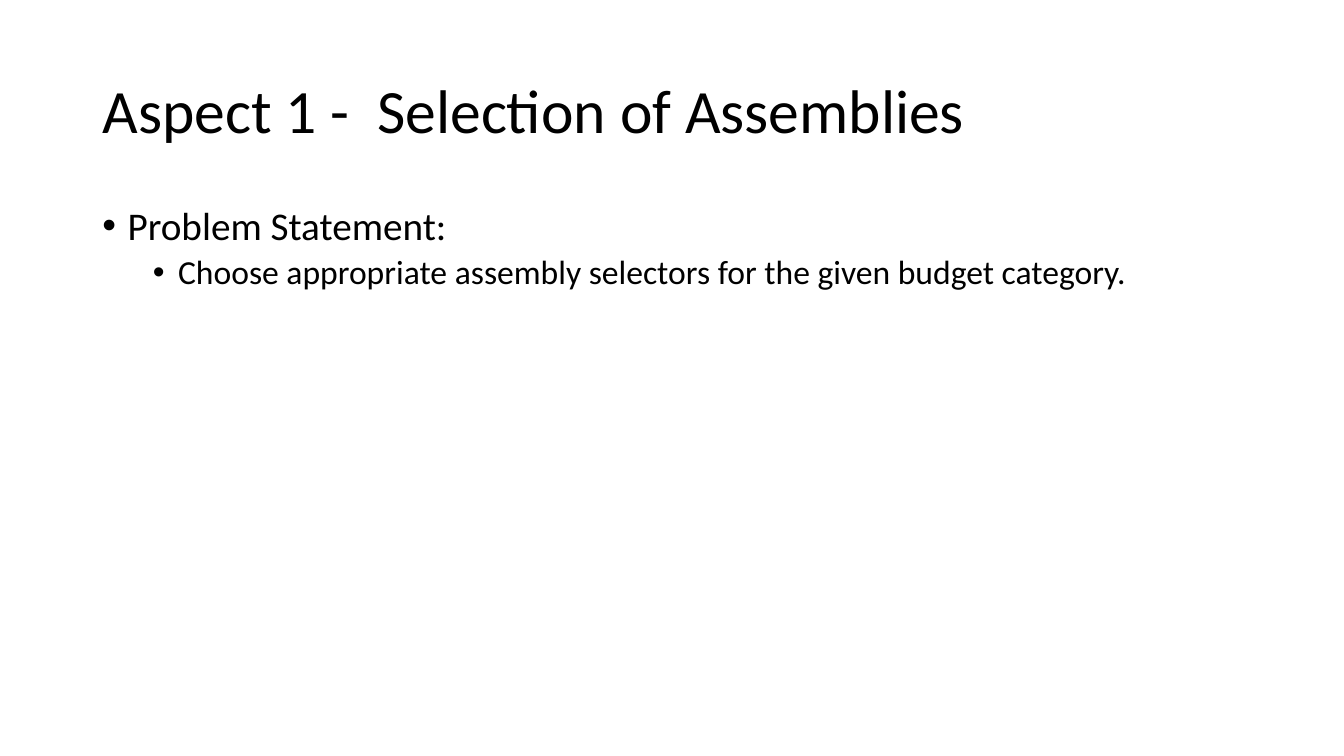
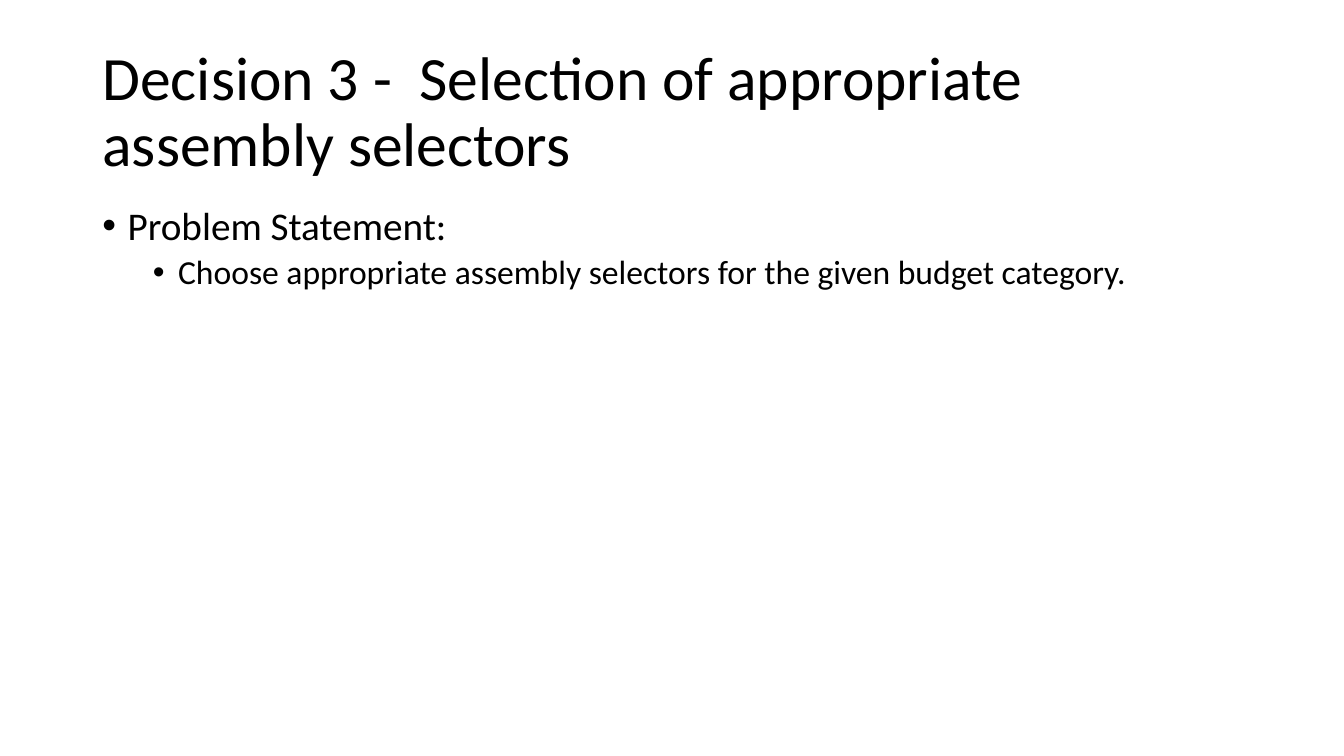
Before and after one commit to kulkarnm/LaptopCustomizationV2, a slide deck: slide 69 of Design Patterns2.pptx (slide 65 before the commit). Drawn at 1344x756 pixels with LibreOffice and Linux fonts; fonts in the diff are those of the drawing. Boxes give left, top, right and bottom in pixels: in the first picture for what was removed or moved away, otherwise in the second. Text is boxed around its words. In the diff, an @@ line names an element or a change of style, - is before the commit and + after.

```diff
--- a/Design Patterns2.pptx
+++ b/Design Patterns2.pptx
@@ title at [102, 57, 1022, 176]: text changed @@
-Aspect 1 - Selection of Assemblies
+Decision 3 - Selection of appropriate assembly selectors
```
Also in this commit, not shown: 9 other slides changed, 2 slides added.
